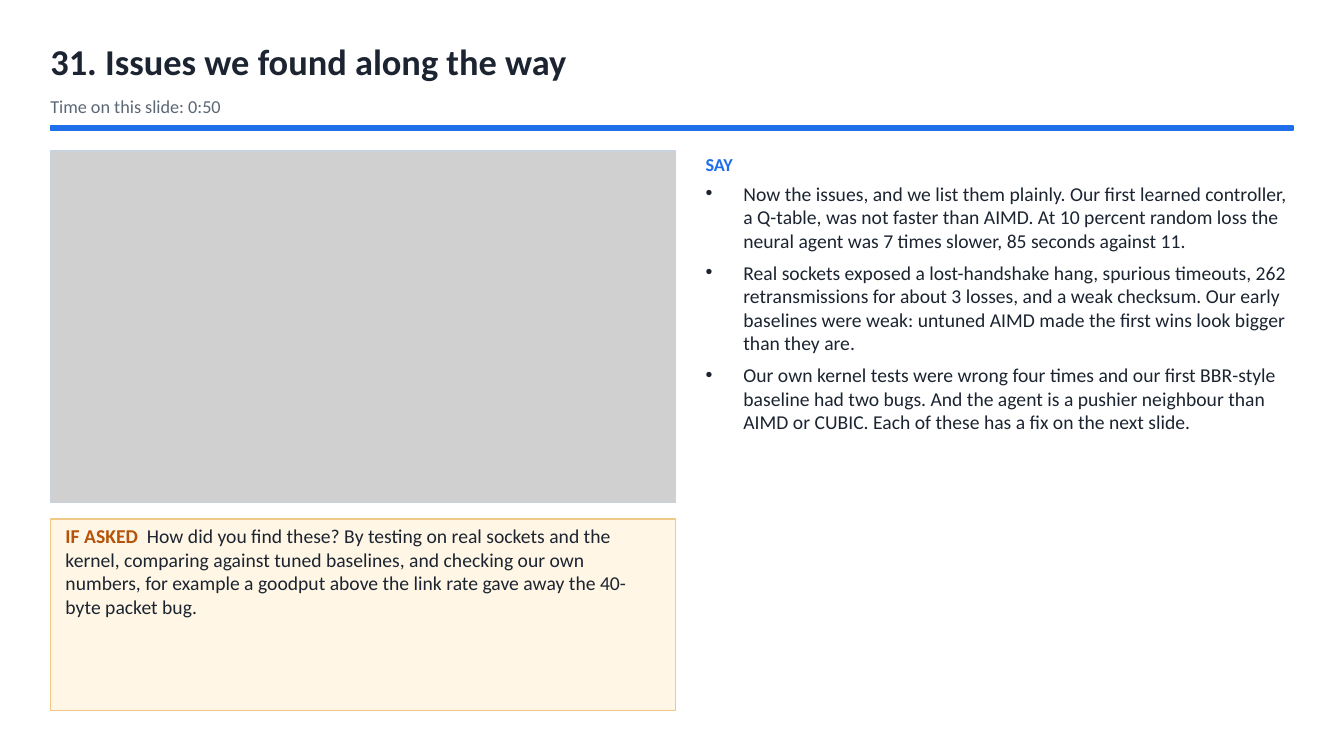
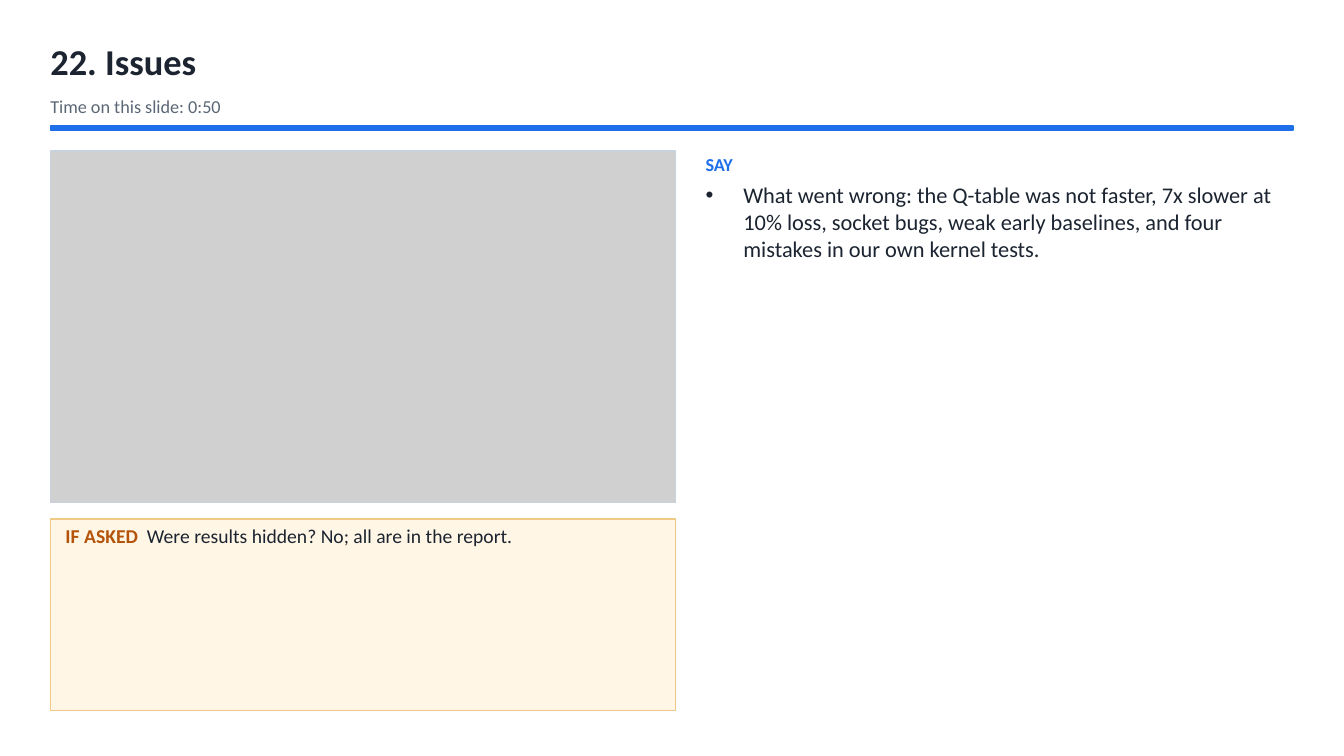
Before and after one commit to Capsturrrr/REPLIC, a slide deck: slide 24 of docs/final/RUDP_Host_Guide.pptx (slide 33 before the commit). Drawn at 1344x756 pixels with LibreOffice and Linux fonts; fonts in the diff are those of the drawing; grey boxes stand for pictures. Boxes give left, top, right and bottom in pixels: in the first picture for what was removed or moved away, otherwise in the second. Text is boxed around its words. In the diff, an @@ line names an element or a change of style, - is before the commit and + after.

```diff
--- a/docs/final/RUDP_Host_Guide.pptx
+++ b/docs/final/RUDP_Host_Guide.pptx
@@ text at (50,51,196,76): text changed @@
-31. Issues we found along the way
+22. Issues
@@ text at (743,187,1271,257): text changed; size 14 to 16 pt @@
-• Now the issues, and we list them plainly. Our first learned controller, a Q-table, was not faster than AIMD. At 10 percent random loss the neural agent was 7 times slower, 85 seconds against 11.
-• Real sockets exposed a lost-handshake hang, spurious timeouts, 262 retransmissions for about 3 losses, and a weak checksum. Our early baselines were weak: untuned AIMD made the first wins look bigger than they are.
-• Our own kernel tests were wrong four times and our first BBR-style baseline had two bugs. And the agent is a pushier neighbour than AIMD or CUBIC. Each of these has a fix on the next slide.
+• What went wrong: the Q-table was not faster, 7x slower at 10% loss, socket bugs, weak early baselines, and four mistakes in our own kernel tests.
@@ text at (65,529,512,546): text changed @@
-IF ASKED How did you find these? By testing on real sockets and the kernel, comparing against tuned baselines, and checking our own numbers, for example a goodput above the link rate gave away the 40-byte packet bug.
+IF ASKED Were results hidden? No; all are in the report.
```
Also in this commit, not shown: 37 other slides changed, 5 slides removed, 9 other files.
